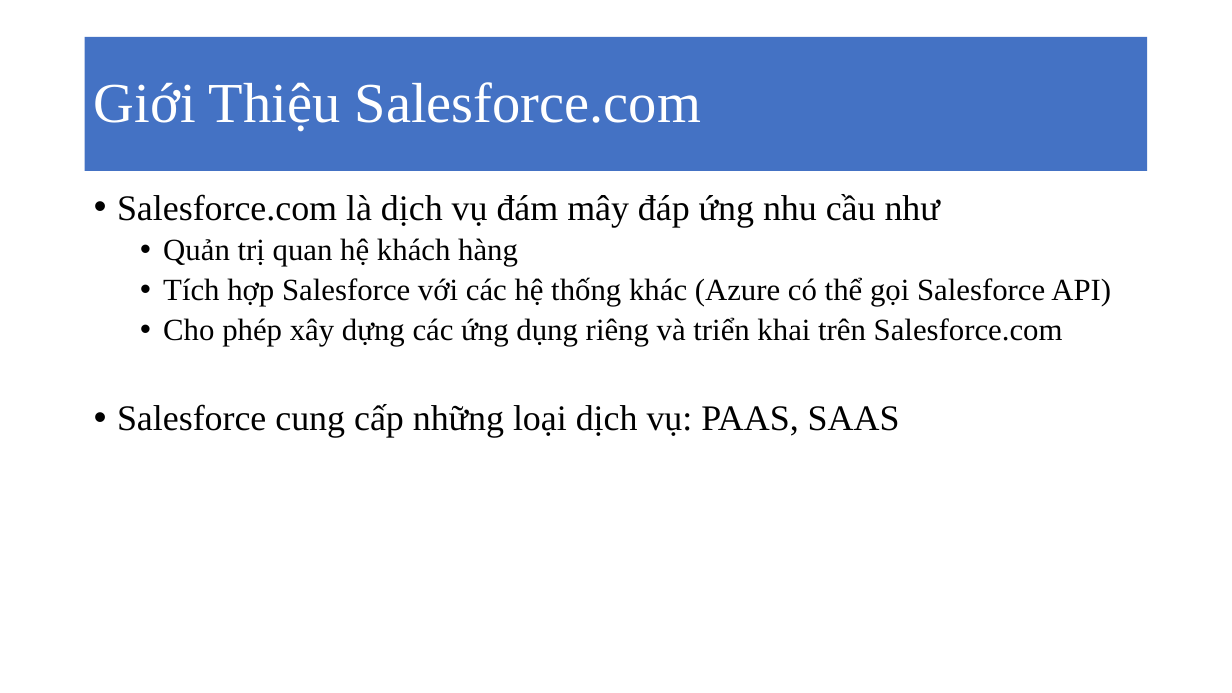
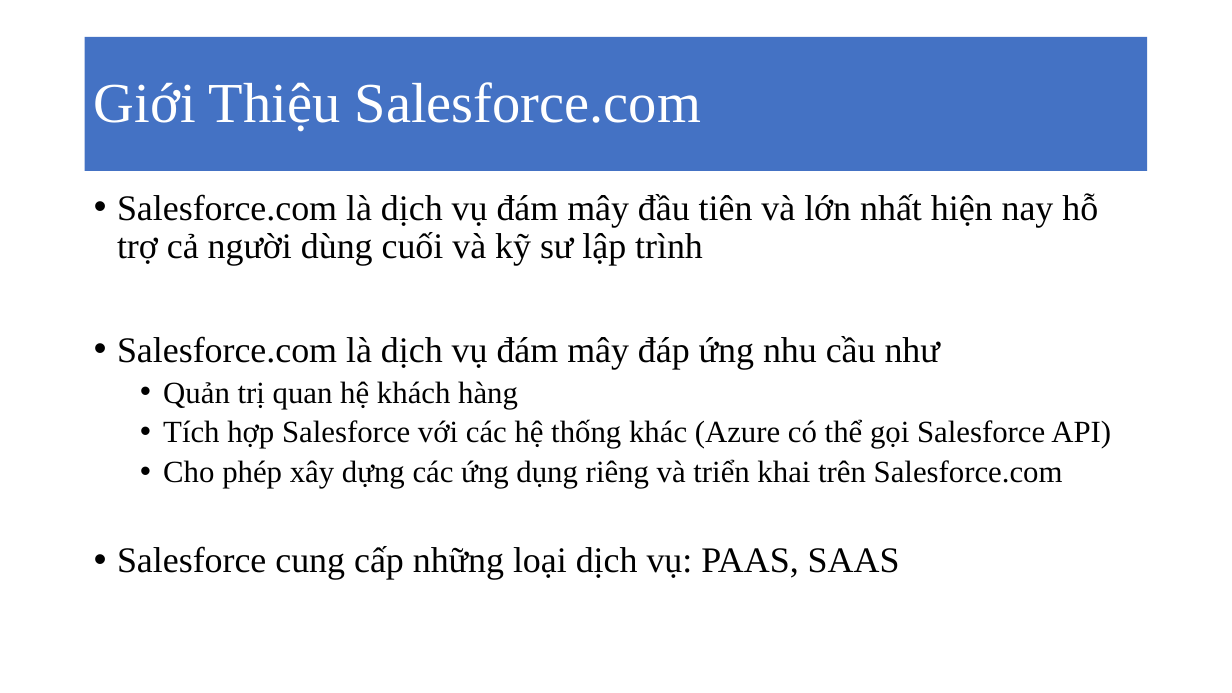
Before and after one commit to MaiBui/graduate-class, a slide deck: slide 4 of cloud_computing/Salesforce.pptx. Drawn at 1232x693 pixels with LibreOffice and Linux fonts; fonts in the diff are those of the drawing. Boxes give left, top, right and bottom in pixels: in the first picture for what was removed or moved away, otherwise in the second. Text is boxed around its words. In the diff, an @@ line names an element or a change of style, - is before the commit and + after.

```diff
--- a/cloud_computing/Salesforce.pptx
+++ b/cloud_computing/Salesforce.pptx
@@ text at [117, 193, 1098, 266]: paragraph added @@
+• Salesforce.com là dịch vụ đám mây đầu tiên và lớn nhất hiện nay hỗ trợ cả người dùng cuối và kỹ sư lập trình
```
Also in this commit, not shown: 7 other slides changed, 3 slides added, 1 slide removed.
